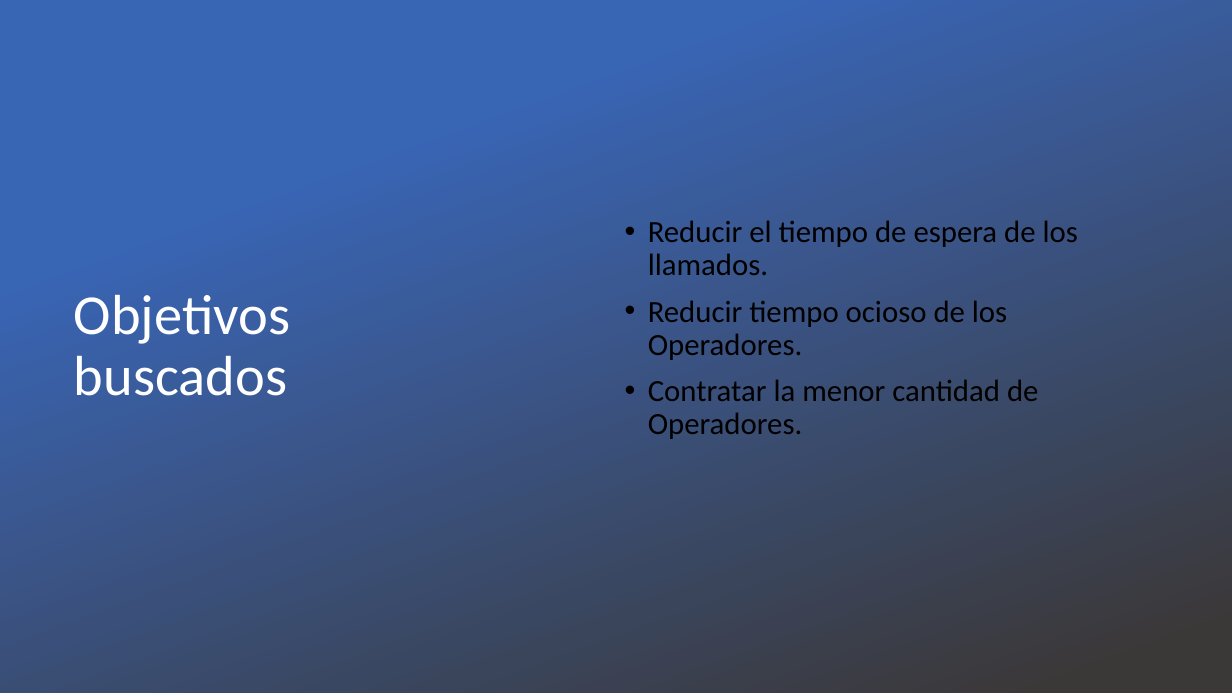
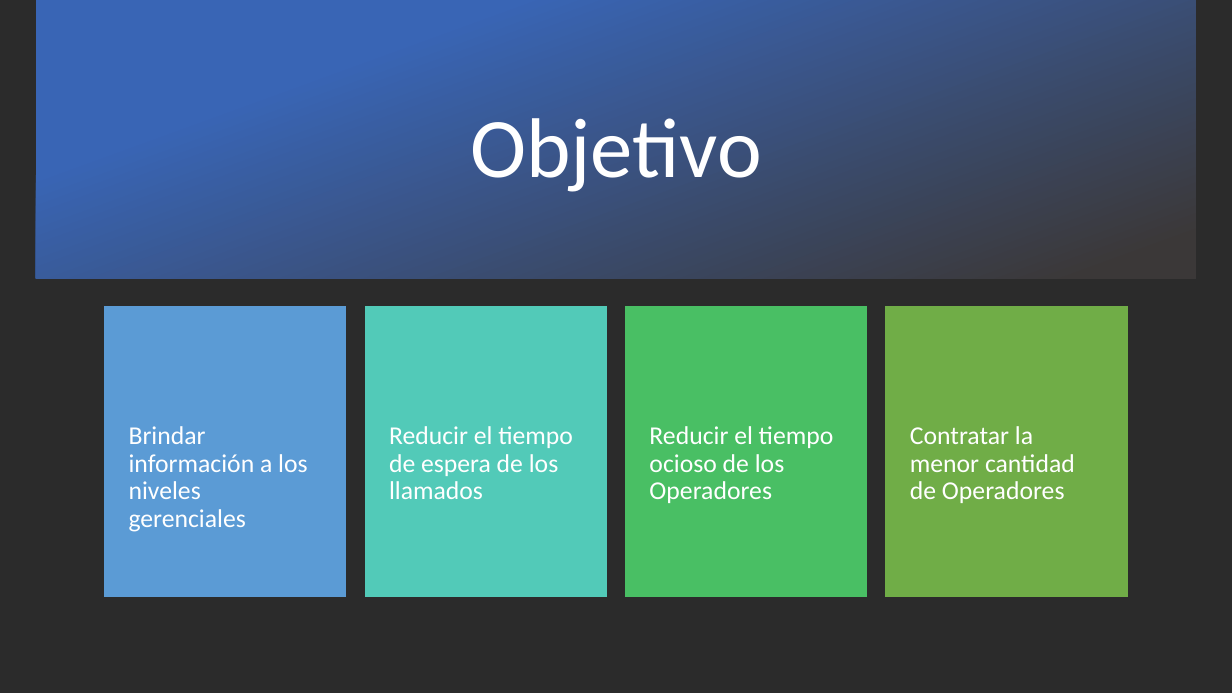
Before and after one commit to ramacal/Simulacion, a slide deck: slide 3 of Simulación/datos Sistema/UTN - Simulacion - Equipo 5 -TP N°6 Picolo.pptx. Drawn at 1232x693 pixels with LibreOffice and Linux fonts; fonts in the diff are those of the drawing; background and template pictures are left out; a plain dark background stands for a picture behind light text. Boxes give left, top, right and bottom in pixels: in the first picture for what was removed or moved away, otherwise in the second. Text is boxed around its words. In the diff, an @@ line names an element or a change of style, - is before the commit and + after.

```diff
--- a/Simulación/datos Sistema/UTN - Simulacion - Equipo 5 -TP N°6 Picolo.pptx
+++ b/Simulación/datos Sistema/UTN - Simulacion - Equipo 5 -TP N°6 Picolo.pptx
@@ rectangle: place and size @@
-rectangle at (0,0,1232,693)
+rectangle at (36,0,1197,278)
@@ title added at (470,118,762,192), 66 pt, text #FFFFFF @@
+Objetivo
@@ text removed at (648,220,1078,439) @@
-• Reducir el tiempo de espera de los llamados.
-• Reducir tiempo ocioso de los Operadores.
-• Contratar la menor cantidad de Operadores.
@@ title removed at (74,295,291,396) @@
-Objetivos buscados
@@ group added at (104,307,1128,596): 4 rectangles, 4 texts @@
+Brindar información a los niveles gerenciales
+Reducir el tiempo de espera de los llamados
+Reducir el tiempo ocioso de los Operadores
+Contratar la menor cantidad de Operadores
```
Also in this commit, not shown: 3 other slides changed, 3 slides added, 5 slides removed, 2 other files.
